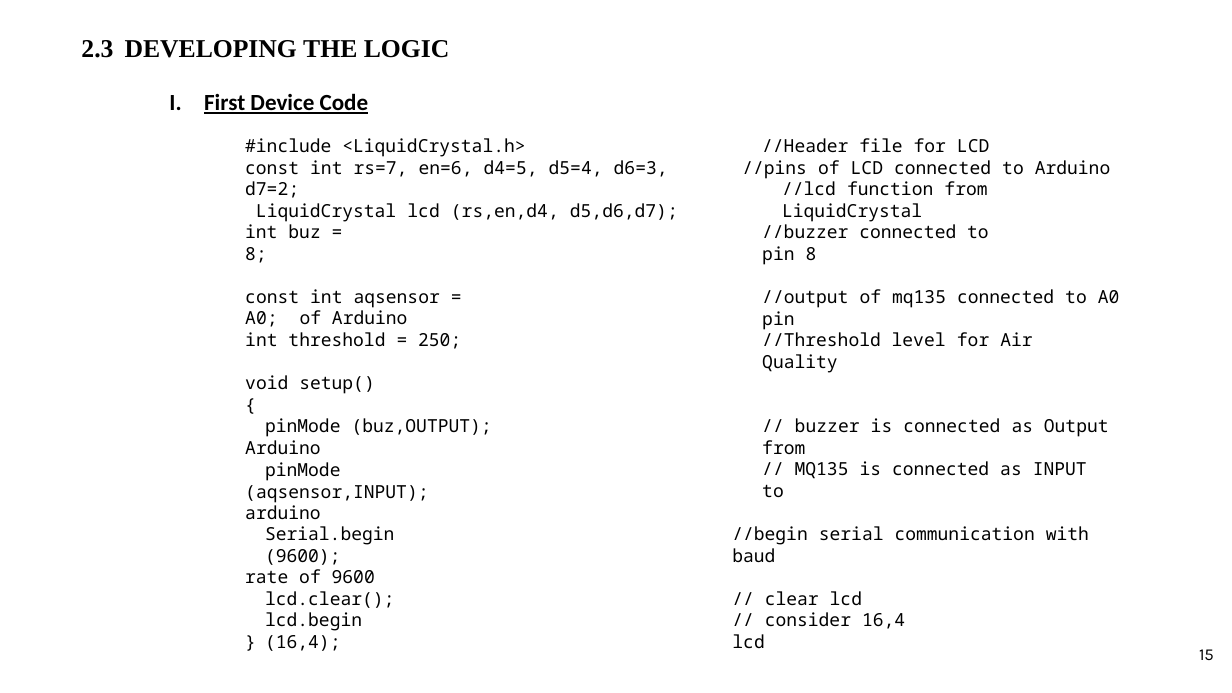
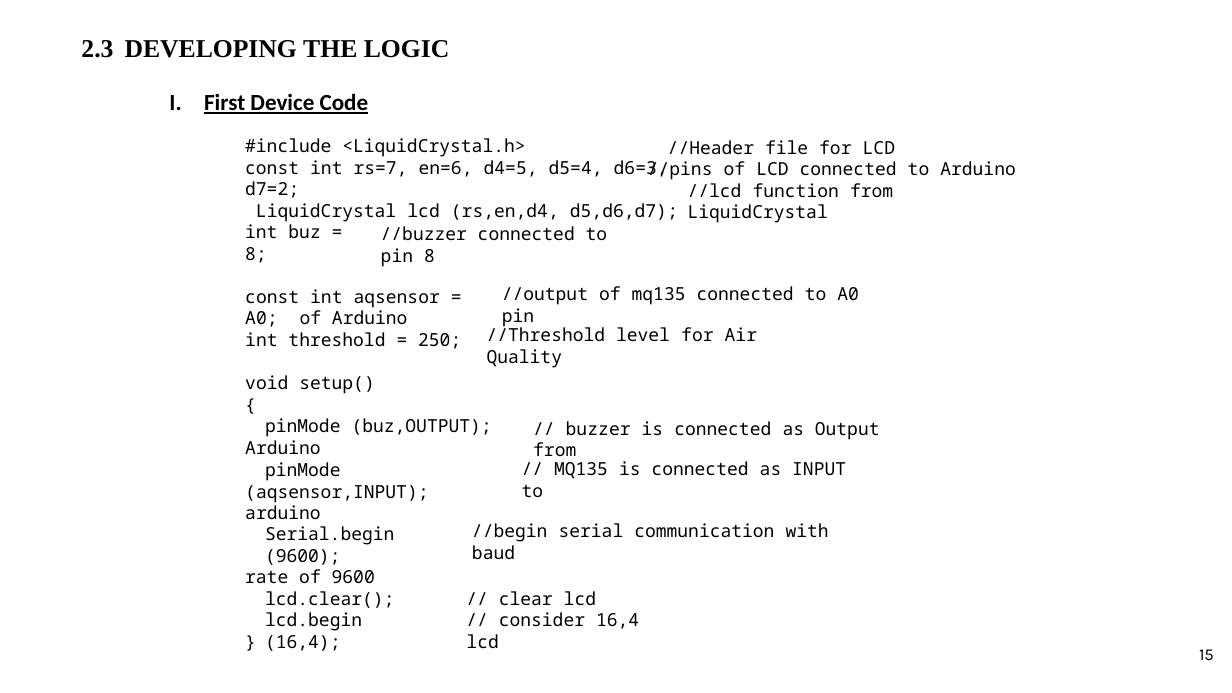
Before and after one commit to abhishekpatel214/IOT-Based-Air-Quality-Detector-Device, a slide deck: slide 16 of Air Quality Device Presentaion.pptx. Drawn at 1232x693 pixels with LibreOffice and Linux fonts; fonts in the diff are those of the drawing. Boxes give left, top, right and bottom in pixels: in the first picture for what was removed or moved away, otherwise in the second. Text is boxed around its words. In the diff, an @@ line names an element or a change of style, - is before the commit and + after.

```diff
--- a/Air Quality Device Presentaion.pptx
+++ b/Air Quality Device Presentaion.pptx
@@ text "//Header file for LCD": place and size @@
-text "//Header file for LCD" at <box>742,138,1111,196</box>
+text "//Header file for LCD" at <box>648,140,1016,198</box>
@@ text "//buzzer connected to pin 8": place and size @@
-text "//buzzer connected to pin 8" at <box>762,224,989,265</box>
+text "//buzzer connected to pin 8" at <box>381,226,608,267</box>
@@ text "//output of mq135 connected to ...": place and size @@
-text "//output of mq135 connected to ..." at <box>762,289,1120,330</box>
+text "//output of mq135 connected to ..." at <box>502,286,859,327</box>
@@ text "//Threshold level for Air Quality": place and size @@
-text "//Threshold level for Air Quality" at <box>762,332,1032,373</box>
+text "//Threshold level for Air Quality" at <box>487,325,757,368</box>
@@ text "// buzzer is connected as ...": place and size @@
-text "// buzzer is connected as ..." at <box>762,418,1109,454</box>
+text "// buzzer is connected as ..." at <box>533,421,880,456</box>
@@ text "// MQ135 is connected as ...": place and size @@
-text "// MQ135 is connected as ..." at <box>762,461,1087,498</box>
+text "// MQ135 is connected as ..." at <box>522,461,846,498</box>
@@ text "//begin serial communication with baud": place and size @@
-text "//begin serial communication with baud" at <box>732,526,1089,563</box>
+text "//begin serial communication with baud" at <box>472,523,829,559</box>
@@ text "// clear lcd": place and size @@
-text "// clear lcd" at <box>732,591,905,648</box>
+text "// clear lcd" at <box>466,591,639,649</box>
```
Also in this commit, not shown: 1 other slide changed, 11 other files.
